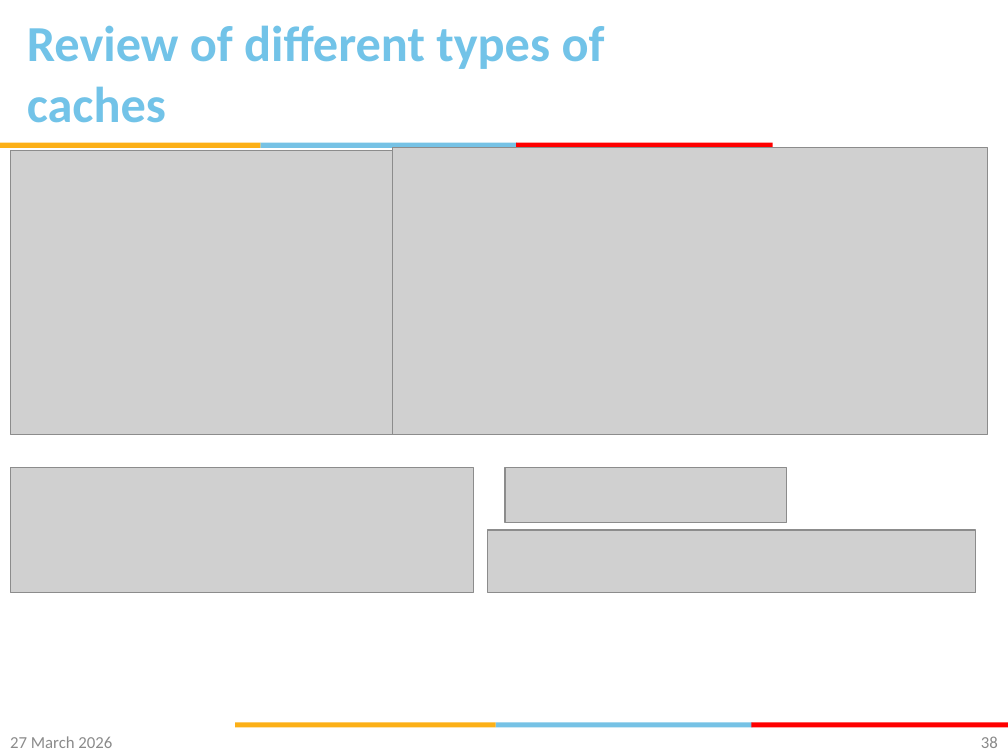
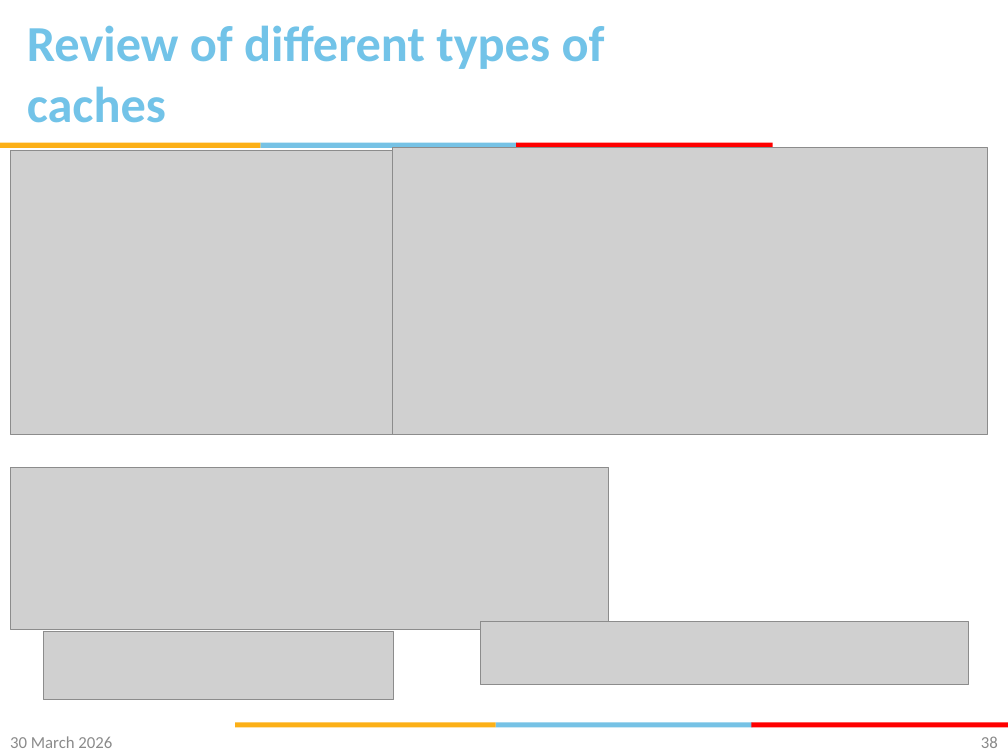
Before and after one commit to gsaurabhr-teaching/csf342-material, a slide deck: slide 38 of Lec-24-29-memory.pptx. Drawn at 1008x756 pixels with LibreOffice and Linux fonts; fonts in the diff are those of the drawing; grey boxes stand for pictures; background and template pictures are left out. Boxes give left, top, right and bottom in pixels: in the first picture for what was removed or moved away, otherwise in the second. Text is boxed around its words. In the diff, an @@ line names an element or a change of style, - is before the commit and + after.

Commit message:
set associative caches

```diff
--- a/Lec-24-29-memory.pptx
+++ b/Lec-24-29-memory.pptx
@@ picture: place and size @@
-picture at <box>10,468,473,593</box>
+picture at <box>10,468,609,629</box>
@@ picture: place and size @@
-picture at <box>488,530,976,593</box>
+picture at <box>480,622,968,684</box>
@@ picture: place and size @@
-picture at <box>505,468,786,523</box>
+picture at <box>43,631,394,700</box>
@@ text at <box>10,736,112,748</box>: text changed @@
-27 March 2026
+30 March 2026
```
Also in this commit, not shown: 70 other slides changed.
